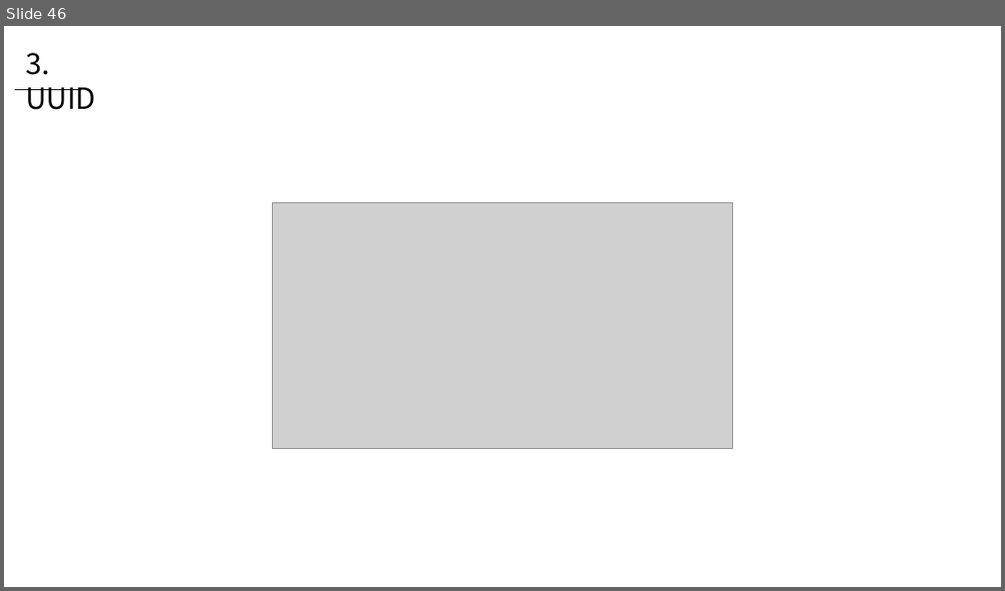
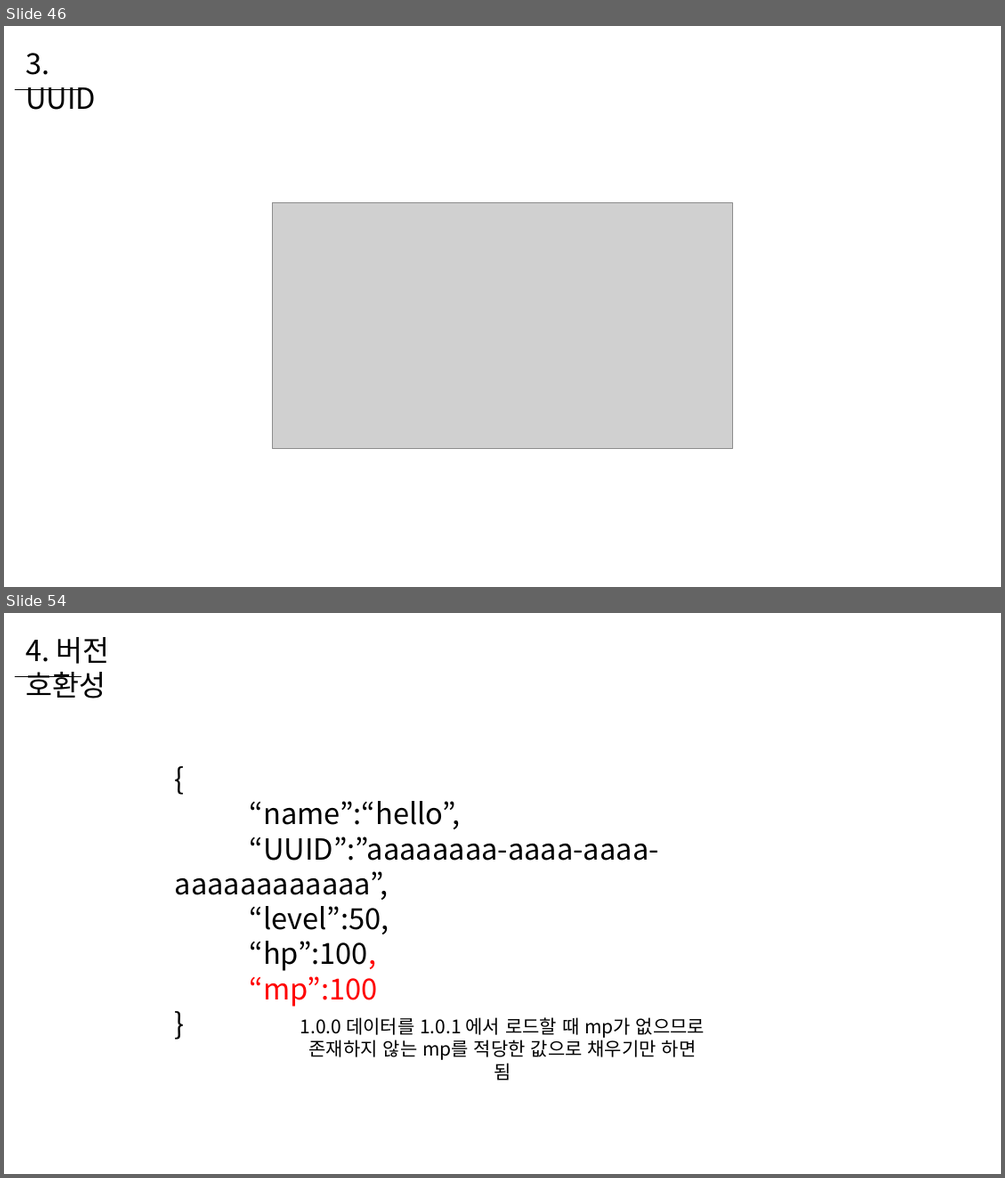
Before and after one commit to WooLyung/2022-Unity-Lecture, a slide deck: 5 - 데이터 관리 심화.pptx. Shown one above the other, each under a label of ours: slide 46 before the commit, slides 46 and 54 after it; the slides between them are not shown. The pictures are 1005x591 and 1005x1178 pixels, drawn with LibreOffice and Linux fonts; fonts in the diff are those of the drawing; grey boxes stand for pictures. Boxes give left, top, right and bottom in pixels: in the first picture for what was removed or moved away, otherwise in the second. Text is boxed around its words. In the diff, an @@ line names an element or a change of style, - is before the commit and + after.

```diff
--- a/5 - 데이터 관리 심화.pptx
+++ b/5 - 데이터 관리 심화.pptx
@@ slide 54 added at [4, 613, 1001, 1174], background #FFFFFF @@
@@ text added at [25, 637, 110, 698], 28 pt, text #000000 @@
+4. 버전 호환성
@@ line added from (15, 676) to (81, 676), #000000 0.5 pt @@
@@ text added at [175, 801, 659, 1006], 28 pt, text #000000 @@
+{
+“name”:“hello”,
+“UUID”:”aaaaaaaa-aaaa-aaaa-aaaaaaaaaaaa”,
+“level”:50,
+“hp”:100,
+“mp”:100
+}
@@ text added at [300, 1017, 704, 1060], 18 pt, text #000000 @@
+1.0.0 데이터를 1.0.1 에서 로드할 때 mp가 없으므로
+존재하지 않는 mp를 적당한 값으로 채우기만 하면 됨
```
Also in this commit, not shown: 2 slides changed, 16 other slides added.
